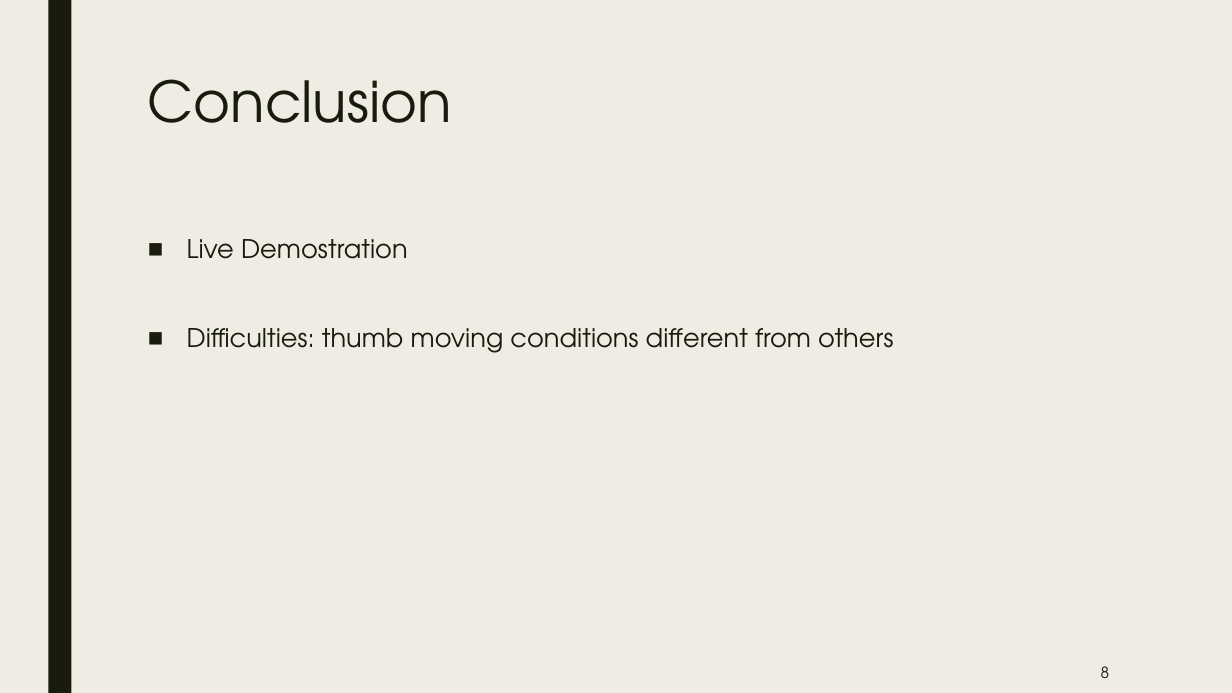
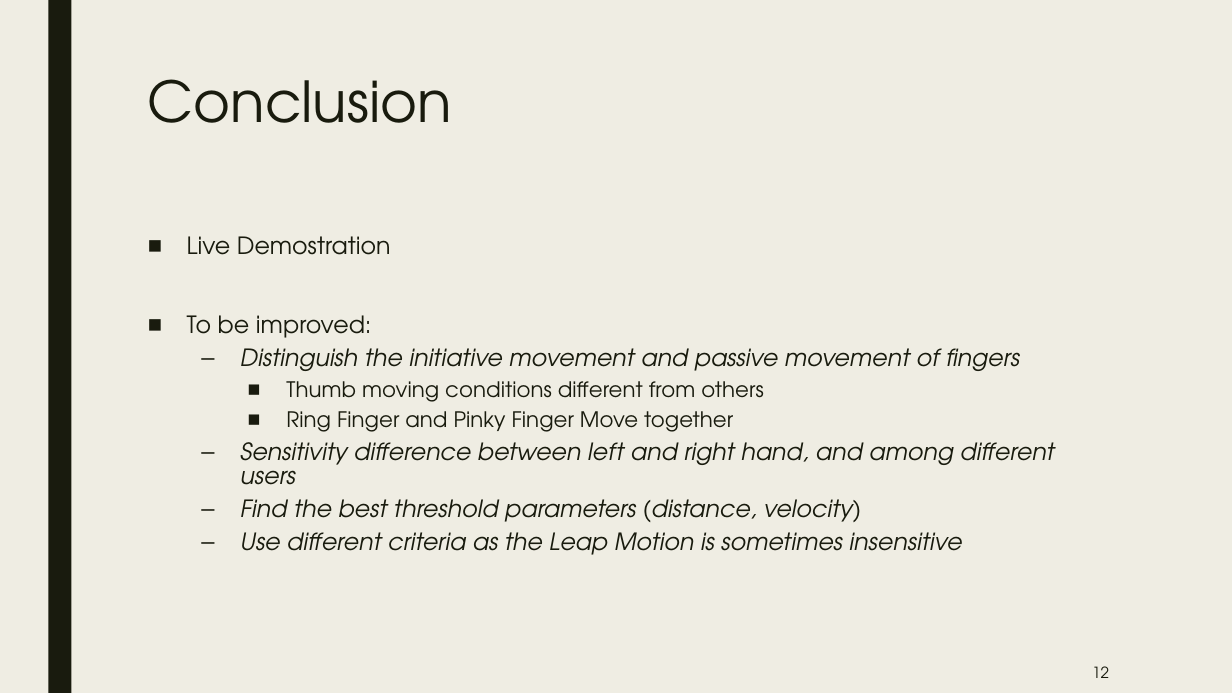
Before and after one commit to Redcynthia/gesteAI, a slide deck: slide 12 of yaoxu/Geste_Piano.pptx (slide 8 before the commit). Drawn at 1232x693 pixels with LibreOffice and Linux fonts; fonts in the diff are those of the drawing. Boxes give left, top, right and bottom in pixels: in the first picture for what was removed or moved away, otherwise in the second. Text is boxed around its words. In the diff, an @@ line names an element or a change of style, - is before the commit and + after.

```diff
--- a/yaoxu/Geste_Piano.pptx
+++ b/yaoxu/Geste_Piano.pptx
@@ text at (187,236,391,255): size 20 to 18.5 pt in "Live Demostration"; line spacing 0.94 to 0.84 @@
@@ text at (187,315,1054,555): text changed; size 20 to 18.5 pt; italic on @@
-■ Difficulties: thumb moving conditions different from others
+■ To be improved:
+  – Distinguish the initiative movement and passive movement of fingers
+    ■ Thumb moving conditions different from others
+    ■ Ring Finger and Pinky Finger Move together
+  – Sensitivity difference between left and right hand, and among different users
+  – Find the best threshold parameters (distance, velocity)
+  – Use different criteria as the Leap Motion is sometimes insensitive
@@ page number at (1092,666,1109,678): text changed @@
-8
+12
```
Also in this commit, not shown: 4 other slides changed, 4 slides added, 2 other files.
